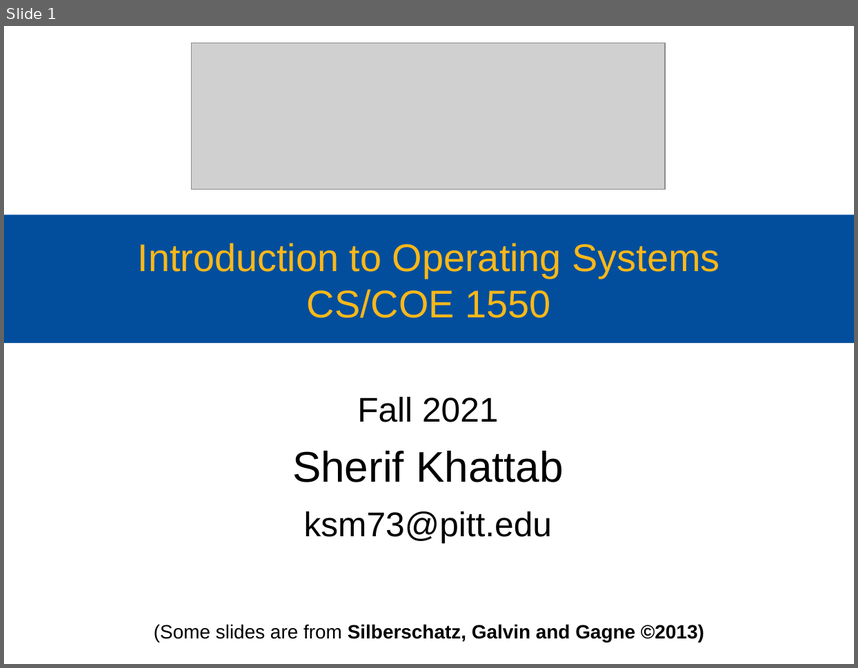
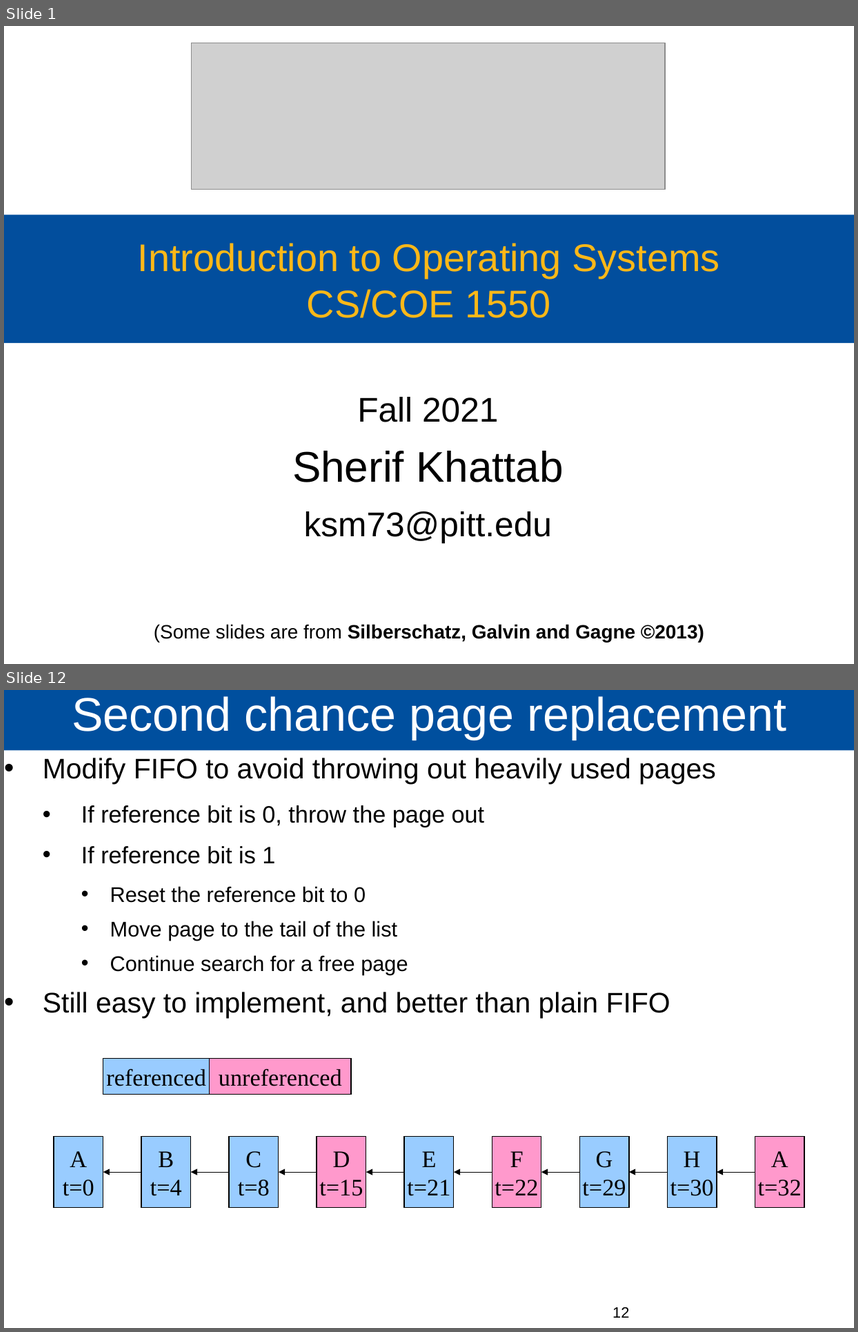
Before and after one commit to cs1550-2224/cs1550-code-handouts, a slide deck: DraftSlides/Lecture16.pptx. Shown one above the other, each under a label of ours: slide 1 before the commit, slides 1 and 12 after it; the slides between them are not shown. The pictures are 858x668 and 858x1332 pixels, drawn with LibreOffice and Linux fonts; fonts in the diff are those of the drawing; grey boxes stand for pictures. Boxes give left, top, right and bottom in pixels: in the first picture for what was removed or moved away, otherwise in the second. Text is boxed around its words. In the diff, an @@ line names an element or a change of style, - is before the commit and + after.

```diff
--- a/DraftSlides/Lecture16.pptx
+++ b/DraftSlides/Lecture16.pptx
@@ slide 12 added at (x1=4, y1=690, x2=854, y2=1328), background #FFFFFF @@
@@ title added at (x1=4, y1=690, x2=854, y2=751), fill #004F9E, 44 pt, text #FFFFFF @@
+Second chance page replacement
@@ text added at (x1=43, y1=758, x2=716, y2=1018), 26.5 pt, text #000000 @@
+• Modify FIFO to avoid throwing out heavily used pages
+  • If reference bit is 0, throw the page out
+  • If reference bit is 1
+    • Reset the reference bit to 0
+    • Move page to the tail of the list
+    • Continue search for a free page
+• Still easy to implement, and better than plain FIFO
@@ rectangle added at (x1=103, y1=1058, x2=210, y2=1094), fill #99CCFF, outline #000000 0.75 pt, 22.1 pt, text #000000 @@
+referenced
@@ rectangle added at (x1=209, y1=1058, x2=351, y2=1094), fill #FF99CC, outline #000000 0.75 pt, 22.1 pt, text #000000 @@
+unreferenced
@@ rectangle added at (x1=54, y1=1136, x2=103, y2=1208), fill #99CCFF, outline #000000 0.75 pt, 22.1 pt, text #000000 @@
+A
+t=0
@@ rectangle added at (x1=141, y1=1136, x2=191, y2=1208), fill #99CCFF, outline #000000 0.75 pt, 22.1 pt, text #000000 @@
+B
+t=4
@@ rectangle added at (x1=229, y1=1136, x2=279, y2=1208), fill #99CCFF, outline #000000 0.75 pt, 22.1 pt, text #000000 @@
+C
+t=8
@@ rectangle added at (x1=317, y1=1136, x2=366, y2=1208), fill #FF99CC, outline #000000 0.75 pt, 22.1 pt, text #000000 @@
+D
+t=15
@@ rectangle added at (x1=404, y1=1136, x2=454, y2=1208), fill #99CCFF, outline #000000 0.75 pt, 22.1 pt, text #000000 @@
+E
+t=21
@@ rectangle added at (x1=493, y1=1136, x2=542, y2=1208), fill #FF99CC, outline #000000 0.75 pt, 22.1 pt, text #000000 @@
+F
+t=22
@@ rectangle added at (x1=579, y1=1136, x2=629, y2=1208), fill #99CCFF, outline #000000 0.75 pt, 22.1 pt, text #000000 @@
+G
+t=29
@@ rectangle added at (x1=667, y1=1136, x2=717, y2=1208), fill #99CCFF, outline #000000 0.75 pt, 22.1 pt, text #000000 @@
+H
+t=30
@@ rectangle added at (x1=755, y1=1136, x2=804, y2=1208), fill #FF99CC, outline #000000 0.75 pt, 22.1 pt, text #000000 @@
+A
+t=32
@@ arrow added from (141, 1172) to (103, 1172), #000000 0.75 pt @@
@@ arrow added from (229, 1172) to (191, 1172), #000000 0.75 pt @@
@@ arrow added from (317, 1172) to (279, 1172), #000000 0.75 pt @@
@@ arrow added from (404, 1172) to (366, 1172), #000000 0.75 pt @@
@@ arrow added from (493, 1172) to (454, 1172), #000000 0.75 pt @@
@@ arrow added from (579, 1172) to (542, 1172), #000000 0.75 pt @@
@@ arrow added from (667, 1172) to (630, 1172), #000000 0.75 pt @@
@@ arrow added from (755, 1172) to (717, 1172), #000000 0.75 pt @@
@@ page number added at (x1=613, y1=1307, x2=629, y2=1317), 14 pt, text #000000 @@
+12
```
Also in this commit, not shown: 3 slides changed, 15 other slides added, 4 other files.
